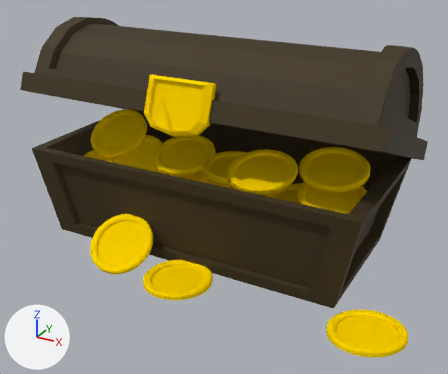
Before and after pictures for a commit that changed the Blender file Assets/Objects/treasurechest.blend.
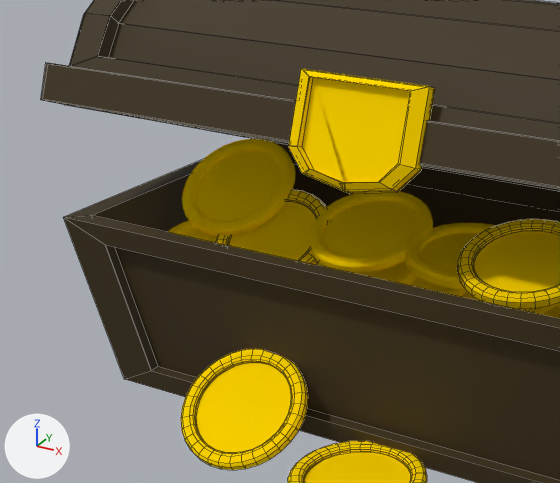
The first picture shows the older version from a 50 mm camera at (3.57, -6.34, 3.87) aimed at (0.31, -0.41, 0.9). The close-ups show both versions on the part from 0% to 62% of the width and 11% to 75% of the height of that picture. Lighting does not change. The marker at lower left points along +X, +Y and +Z. The close-ups show mesh edges as thin lines.
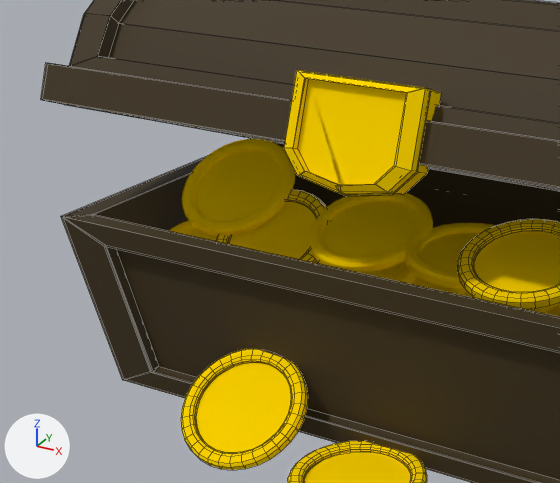
Pixel boxes [x1, y1, x2, y2] of what changed, in the close-ups (560 x 483 px):
'Plane.001', modifiers changed: before [63, 143, 560, 483]; after [61, 138, 560, 483]
'Plane.002', reshaped, moved (7% wider): before [288, 69, 435, 194]; after [284, 70, 441, 196]
part 1 of me_plane_002, built on: before [347, 170, 420, 194]; after [365, 90, 441, 196]

The edits, one by one:
me_plane_002 is used by ob_plane_002; location (0.009, 0.984, 1.18); rotation (0.0, 0.362, 1.571), in degrees (0, 21, 90); scale (1.0, 2.16, 1.0).
me_plane_002 had 56 vertices, 44 faces and spanned x -2.105..-2.006, y -0.187..0.187, z -0.244..0.373.
me_plane_002 now has 64 vertices, 52 faces and spans x -2.105..-1.887, y -0.187..0.187, z -0.244..0.373.
Part 1, on me_plane_002:
1 face is deleted.
8 new vertices lie (0.119, 0.0, 0.0) away from vertices in x -2.006, y -0.187..0.187, z -0.244..0.373.
9 new faces join them.
Object 'Plane.001' (ob_plane_001) gains a SOLIDIFY modifier named 'Solidify'.
Object 'Plane.002' (ob_plane_002) moves from (0.009, 0.984, 1.18) to (0.009, 0.942, 1.18).
